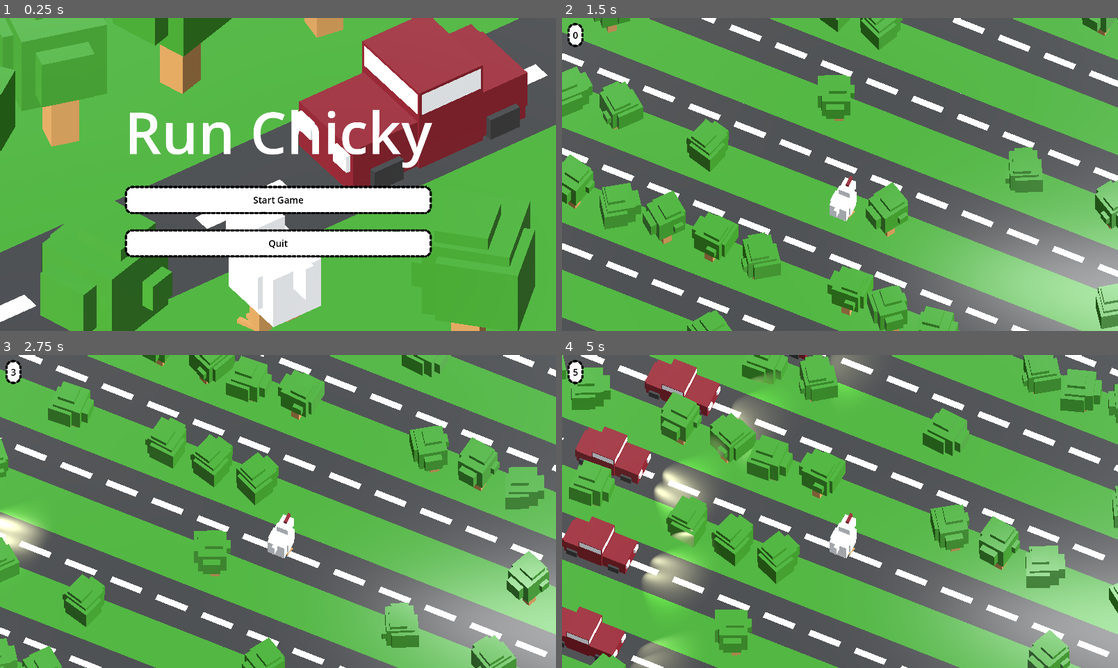
Above: before the commit, frames 1-4 (two rows, left to right).
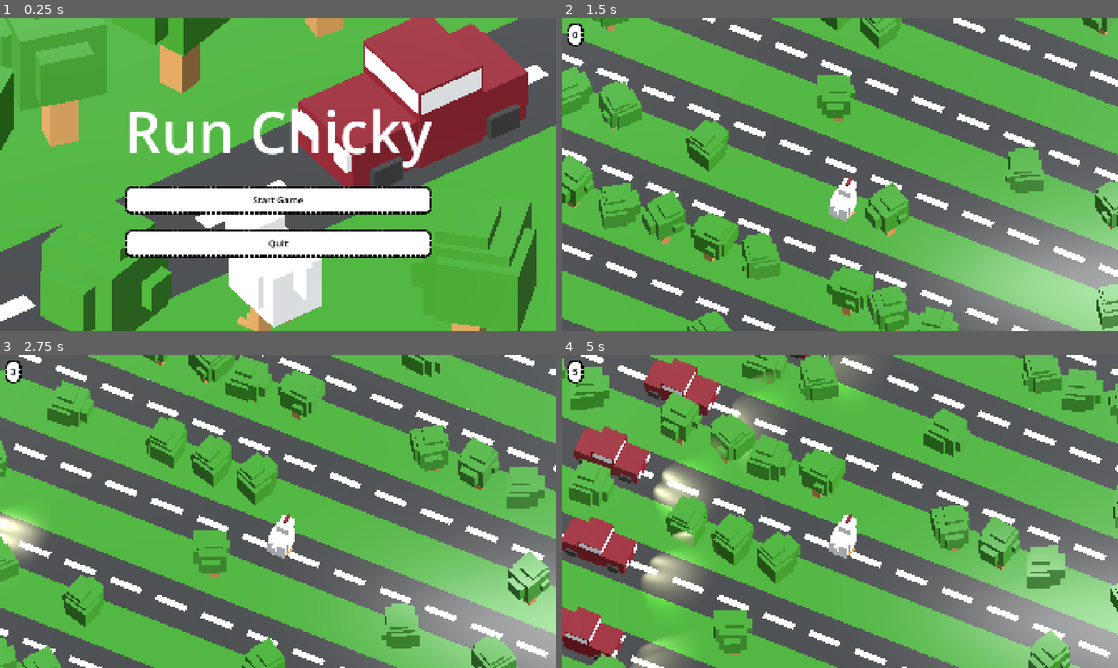
Above: after the commit, the same moments.

Repository: billyhawkes/run-chicky
Game: Godot game, scene res://scenes/menu.tscn
Two runs of this game, one before a commit and one after it. Both use one fixed random seed, a clock stepped at 60 frames per second and the inputs below.
Inputs:
- Up to frame 1 (0.25 s): no input
- Up to frame 2 (1.5 s): click "Start Game" at 0.5 s; tap Enter at 1.25 s
- Up to frame 3 (2.75 s): tap Space (jump) at 1.52, 2, 2.27 s
- Up to frame 4 (5 s): tap Space (jump) at 3.77, 4.52 s

The runs differ from the first frame. In frame 1, 3.6% of the frame differs, in the area x 0-100%, y 0-100%; in frame 2, 3.4%; in frame 3, 3.3%; in frame 4, 3.9%.

Commit message:
fix: collisions

Diff:
--- a/project.godot
+++ b/project.godot
@@ -24,8 +24,7 @@
 
 window/size/viewport_width=1920
 window/size/viewport_height=1080
-window/size/initial_position_type=3
-window/stretch/mode="viewport"
+window/stretch/mode="canvas_items"
 
 [editor_plugins]
 
--- a/scripts/car.gd
+++ b/scripts/car.gd
@@ -20,5 +20,5 @@
 
 
 func _on_area_3d_body_entered(body: Node3D) -> void:
-	if body.name == "Chicken":
+	if body.name == "Character":
 		car_death.emit()
Binary file added: assets/logo-square.png
Not shown, added: assets/logo-square.png.import
